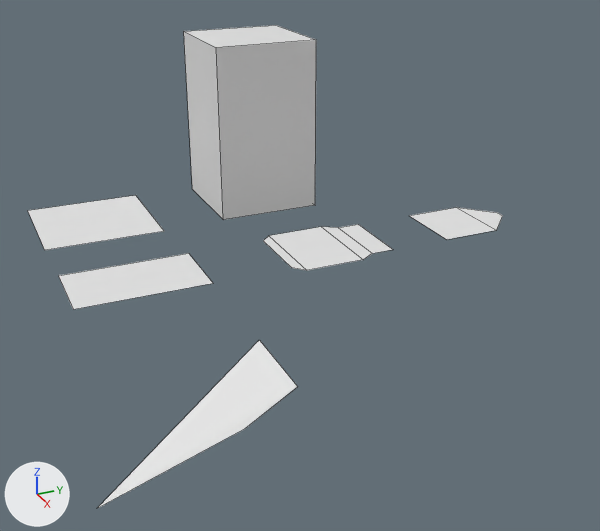
Renders of the Blender file meshes/tiles.blend from each side of a commit.
Rendered twice from a 50 mm lens placed at (11.03, -2.32, 5.39), pointed at (-0.08, 2.68, -0.16). The axes (+X, +Y, +Z) are drawn at lower left. The lights are the same throughout. Mesh edges are drawn as thin lines.

Objects in the first picture: 'empty', 'path_end', 'path_left', 'path_start', 'path_straight', 'pillar'.
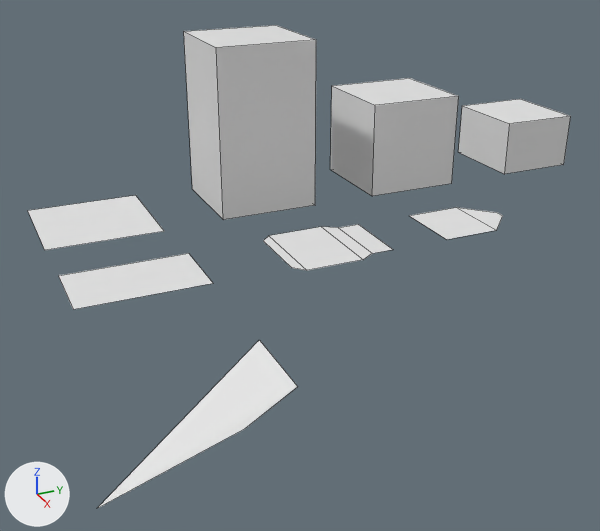
Commit message: Tried to make desk and small desk tiles

Pixel boxes [x1, y1, x2, y2] of what changed, in the pictures (600 x 531 px):
'desk', added
    after: [330, 78, 459, 196]
'small_desk', added
    after: [458, 99, 571, 174]

The change in detail:
Object 'desk' (ob_desk) is new; it shows a copy of the mesh of ob_pillar.
Its location is (-3.0, 6.0, 0.0).
Its scale is (1.0, 1.0, 0.583).
Object 'small_desk' (ob_small_desk) is new; it shows a copy of the mesh of ob_pillar.
Its location is (-3.0, 9.0, 0.0).
Its scale is (0.926, 0.855, 0.35).
